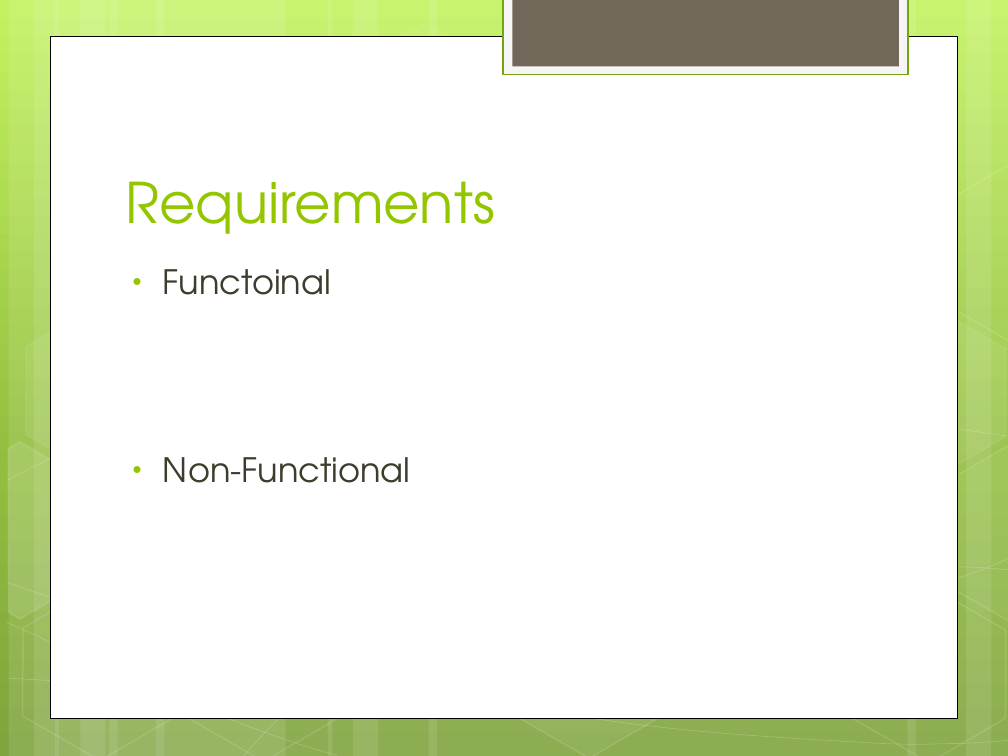
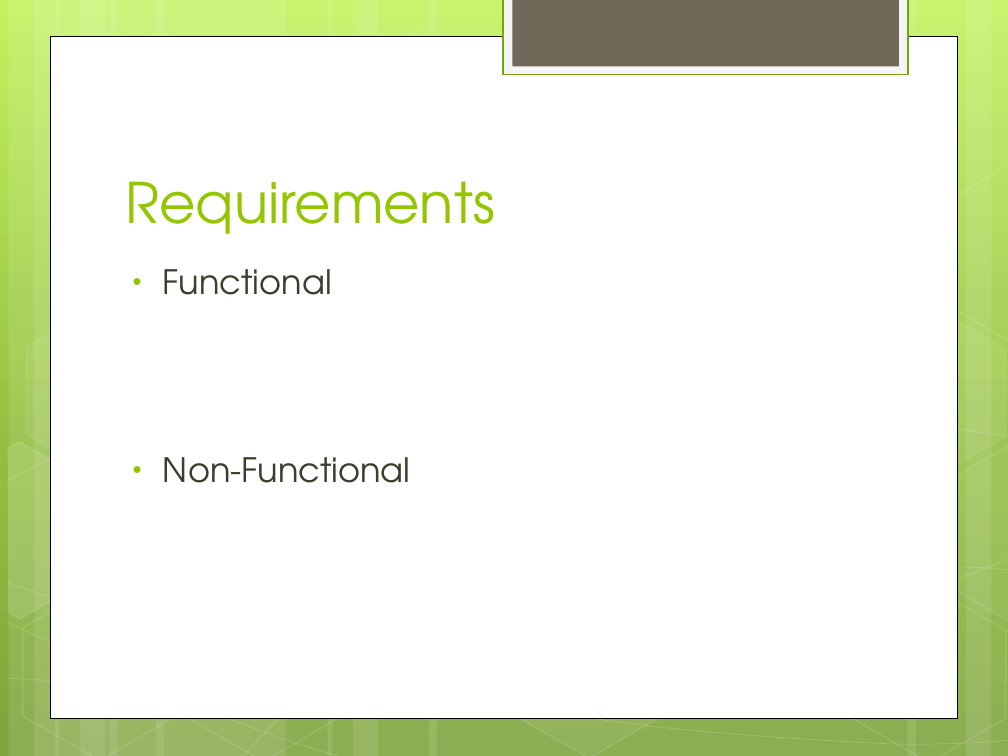
Before and after one commit to hiyenwong/cs679-b1-class-project, a slide deck: slide 2 of deliverables/phase2/Phase2_Presentation.pptx. Drawn at 1008x756 pixels with LibreOffice and Linux fonts; fonts in the diff are those of the drawing. Boxes give left, top, right and bottom in pixels: in the first picture for what was removed or moved away, otherwise in the second. Text is boxed around its words. In the diff, an @@ line names an element or a change of style, - is before the commit and + after.

Commit message:
Updated Phase2_Presentation.pptx and SRS.docx

```diff
--- a/deliverables/phase2/Phase2_Presentation.pptx
+++ b/deliverables/phase2/Phase2_Presentation.pptx
@@ text at [163,269,332,295]: text changed @@
-• Functoinal
+• Functional
```
Also in this commit, not shown: 1 other file.
